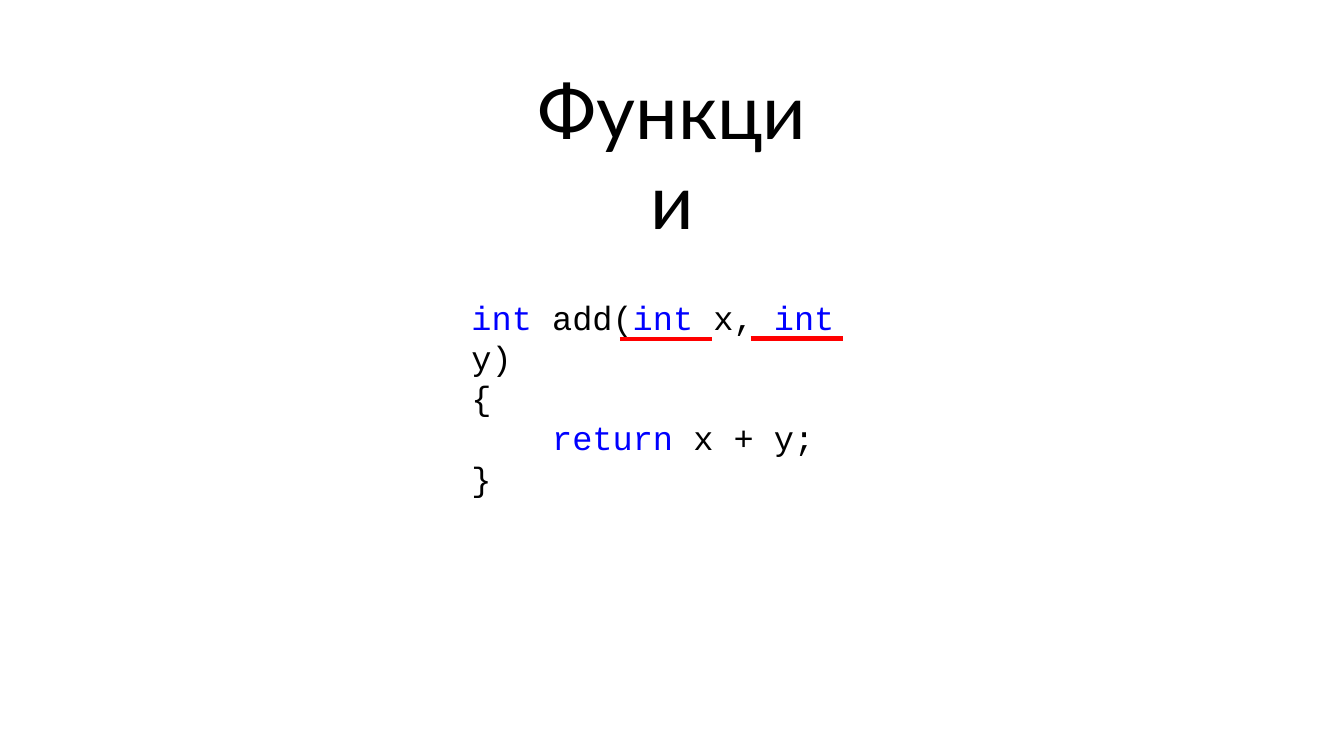
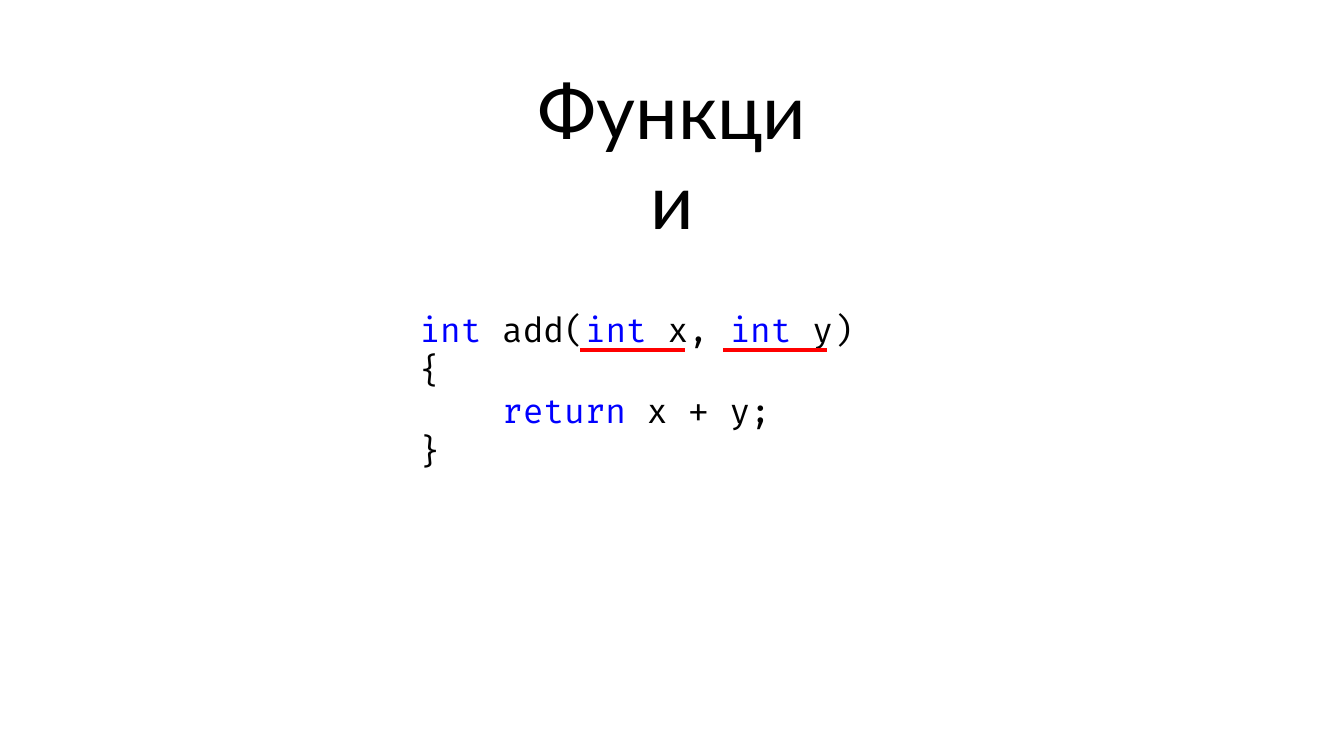
Before and after one commit to Dolfik1/Presentations, a slide deck: slide 18 of 22-09-2018-it-meetup4/Introduction to FSharp.pptx (slide 9 before the commit). Drawn at 1344x756 pixels with LibreOffice and Linux fonts; fonts in the diff are those of the drawing. Boxes give left, top, right and bottom in pixels: in the first picture for what was removed or moved away, otherwise in the second. Text is boxed around its words. In the diff, an @@ line names an element or a change of style, - is before the commit and + after.

```diff
--- a/22-09-2018-it-meetup4/Introduction to FSharp.pptx
+++ b/22-09-2018-it-meetup4/Introduction to FSharp.pptx
@@ text "int add(int x, int y)": place and size @@
-text "int add(int x, int y)" at bbox=[471, 305, 835, 457]
+text "int add(int x, int y)" at bbox=[419, 316, 853, 430]
@@ text "int add(int x, int y)" at bbox=[419, 316, 853, 430]: font Courier New to Fira Code @@
@@ line moved from (620, 340) - (712, 340) to (581, 351) - (685, 351) @@
@@ line moved from (751, 339) - (843, 339) to (723, 351) - (828, 351) @@
```
Also in this commit, not shown: 15 other slides changed, 33 slides added, 6 slides removed.
